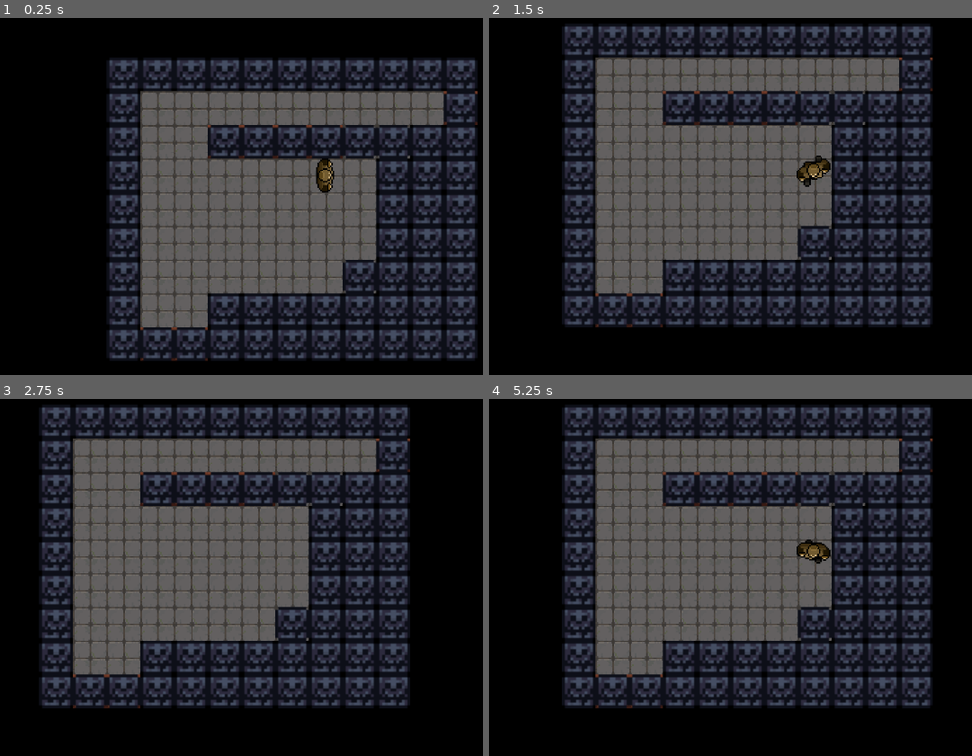
Above: before the commit, frames 1-4 (two rows, left to right).
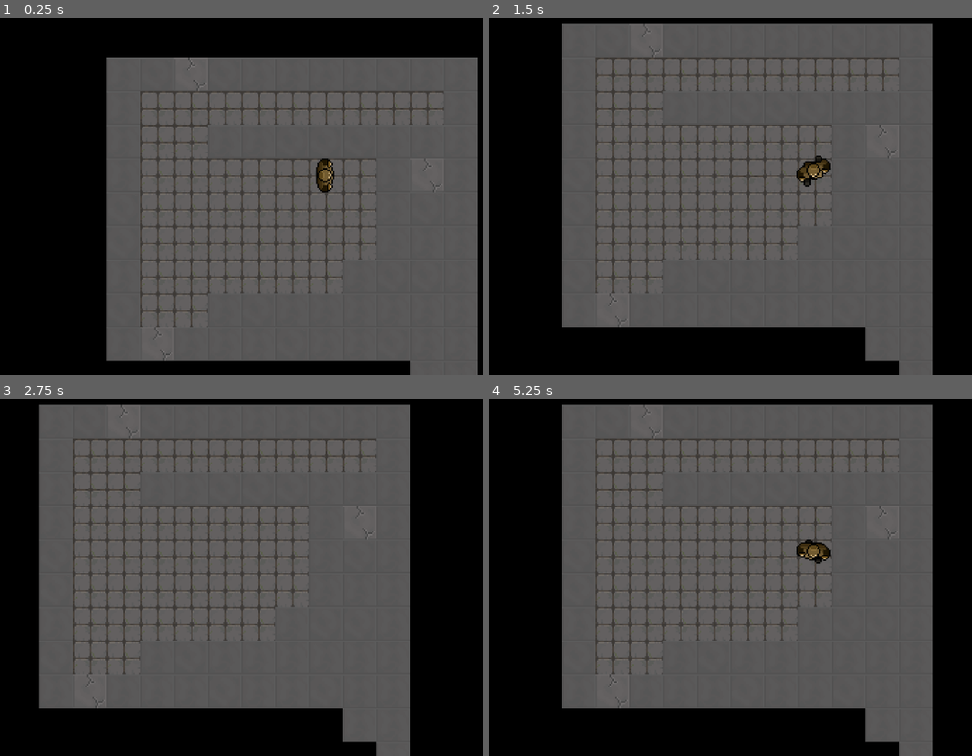
Above: after the commit, the same moments.

Repository: GillianZech/unc-gamejam-f2022
Game: Godot game, scene res://movement/movement.tscn
Same seed, same stepped clock (60 frames per second), same inputs: the game is played once before the commit and once after it. This scene is started directly instead of the project's main scene.
Inputs:
- Up to frame 1 (0.25 s): no input
- Up to frame 2 (1.5 s): tap Enter at 0.5 s; hold Right (ui_right) 0.53-1.28 s; hold Down (ui_down) from 1.28 s (still down)
- Up to frame 3 (2.75 s): tap Space at 2 s; release Down (ui_down) at 2.03 s; hold Right (ui_right) from 2.03 s (still down)
- Up to frame 4 (5.25 s): tap Enter at 2.75, 5 s; release Right (ui_right) at 2.78 s; hold Up (ui_up) 2.78-3.53 s; tap Space at 3.5 s; hold Left (ui_left) 3.53-5.03 s; hold Down (ui_down) from 5.03 s (still down)

The runs differ from the first frame. In frame 1, 37% of the frame differs, in the area x 21-99%, y 11-100%; in frame 2, 38%; in frame 3, 38%, in the area x 8-85%, y 1-100%; in frame 4, 38%.

Commit message:
messed with some textures no code though

Diff:
--- a/movement/movement.tscn
+++ b/movement/movement.tscn
@@ -1,13 +1,15 @@
-[gd_scene load_steps=27 format=2]
+[gd_scene load_steps=28 format=2]
 
 [ext_resource path="res://movement/movement.gd" type="Script" id=1]
 [ext_resource path="res://Zoo Walking.png" type="Texture" id=2]
 [ext_resource path="res://wall.tscn" type="PackedScene" id=3]
 [ext_resource path="res://textures/avianarchy-floor-brick-3.png" type="Texture" id=4]
-[ext_resource path="res://obstacle.png" type="Texture" id=5]
+[ext_resource path="res://textures/avianarchy-concrete-wall-3.png" type="Texture" id=5]
 [ext_resource path="res://textures/avianarchy-floor-brick-2.png" type="Texture" id=6]
 [ext_resource path="res://textures/avianarchy-floor-brick-1.png" type="Texture" id=7]
 [ext_resource path="res://textures/avianarchy-floor-tile-1.png" type="Texture" id=8]
+[ext_resource path="res://textures/avianarchy-concrete-wall-1.png" type="Texture" id=9]
+[ext_resource path="res://textures/avianarchy-concrete-wall-2.png" type="Texture" id=10]
 
 [sub_resource type="TileSet" id=20]
 0/name = "avianarchy-floor-tile-1.png 0"
@@ -227,11 +229,8 @@
 "speed": 5.0
 } ]
 
-[sub_resource type="ConvexPolygonShape2D" id=18]
-points = PoolVector2Array( 24, 24, 0, 24, 0, 0, 24, 0 )
-
 [sub_resource type="TileSet" id=19]
-0/name = "obstacle.png 0"
+0/name = "avianarchy-concrete-wall-3.png 0"
 0/texture = ExtResource( 5 )
 0/tex_offset = Vector2( 0, 0 )
 0/modulate = Color( 1, 1, 1, 1 )
@@ -241,17 +240,38 @@
 0/navigation_offset = Vector2( 0, 0 )
 0/shape_offset = Vector2( 0, 0 )
 0/shape_transform = Transform2D( 1, 0, 0, 1, 0, 0 )
-0/shape = SubResource( 18 )
 0/shape_one_way = false
-0/shape_one_way_margin = 1.0
-0/shapes = [ {
-"autotile_coord": Vector2( 0, 0 ),
-"one_way": false,
-"one_way_margin": 1.0,
-"shape": SubResource( 18 ),
-"shape_transform": Transform2D( 1, 0, 0, 1, 0, 0 )
-} ]
+0/shape_one_way_margin = 0.0
+0/shapes = [  ]
 0/z_index = 0
+1/name = "avianarchy-concrete-wall-2.png 1"
+1/texture = ExtResource( 10 )
+1/tex_offset = Vector2( 0, 0 )
+1/modulate = Color( 1, 1, 1, 1 )
+1/region = Rect2( 0, 0, 24, 24 )
+1/tile_mode = 0
+1/occluder_offset = Vector2( 0, 0 )
+1/navigation_offset = Vector2( 0, 0 )
+1/shape_offset = Vector2( 0, 0 )
+1/shape_transform = Transform2D( 1, 0, 0, 1, 0, 0 )
+1/shape_one_way = false
+1/shape_one_way_margin = 0.0
+1/shapes = [  ]
+1/z_index = 0
+2/name = "avianarchy-concrete-wall-1.png 2"
+2/texture = ExtResource( 9 )
+2/tex_offset = Vector2( 0, 0 )
+2/modulate = Color( 1, 1, 1, 1 )
+2/region = Rect2( 0, 0, 24, 24 )
+2/tile_mode = 0
+2/occluder_offset = Vector2( 0, 0 )
+2/navigation_offset = Vector2( 0, 0 )
+2/shape_offset = Vector2( 0, 0 )
+2/shape_transform = Transform2D( 1, 0, 0, 1, 0, 0 )
+2/shape_one_way = false
+2/shape_one_way_margin = 0.0
+2/shapes = [  ]
+2/z_index = 0
 
 [node name="Game" type="Node"]
 
@@ -294,6 +314,6 @@
 tile_set = SubResource( 19 )
 cell_size = Vector2( 24, 24 )
 format = 1
-tile_data = PoolIntArray( -131078, 0, 0, -131077, 0, 0, -131076, 0, 0, -131075, 0, 0, -131074, 0, 0, -131073, 0, 0, -196608, 0, 0, -196607, 0, 0, -196606, 0, 0, -196605, 0, 0, -196604, 0, 0, -65542, 0, 0, -131068, 0, 0, -6, 0, 0, -3, 0, 0, -2, 0, 0, -1, 0, 0, -65535, 0, 0, -65534, 0, 0, -65533, 0, 0, -65532, 0, 0, 65530, 0, 0, 2, 0, 0, 3, 0, 0, 4, 0, 0, 131066, 0, 0, 65538, 0, 0, 65539, 0, 0, 65540, 0, 0, 196602, 0, 0, 131074, 0, 0, 131075, 0, 0, 131076, 0, 0, 262138, 0, 0, 196609, 0, 0, 196610, 0, 0, 196611, 0, 0, 196612, 0, 0, 327674, 0, 0, 327677, 0, 0, 327678, 0, 0, 327679, 0, 0, 262144, 0, 0, 262145, 0, 0, 262146, 0, 0, 262147, 0, 0, 262148, 0, 0, 393210, 0, 0, 393211, 0, 0, 393212, 0, 0, 393213, 0, 0, 393214, 0, 0, 393215, 0, 0, 327680, 0, 0, 327681, 0, 0, 327682, 0, 0, 327683, 0, 0, 327684, 0, 0 )
+tile_data = PoolIntArray( -131078, 2, 0, -131077, 1, 0, -131076, 0, 0, -131075, 1, 0, -131074, 2, 0, -131073, 2, 0, -196608, 2, 0, -196607, 2, 0, -196606, 1, 0, -196605, 2, 0, -196604, 2, 0, -65542, 2, 0, -131068, 2, 0, -6, 2, 0, -3, 2, 0, -2, 2, 0, -1, 1, 0, -65536, 1, 0, -65535, 1, 0, -65534, 2, 0, -65533, 2, 0, -65532, 2, 0, 65530, 2, 0, 2, 2, 0, 3, 0, 0, 4, 2, 0, 131066, 1, 0, 65538, 2, 0, 65539, 1, 0, 65540, 2, 0, 196602, 1, 0, 131074, 2, 0, 131075, 2, 0, 131076, 2, 0, 262138, 2, 0, 196609, 2, 0, 196610, 1, 0, 196611, 1, 0, 196612, 2, 0, 327674, 1, 0, 327677, 2, 0, 327678, 1, 0, 327679, 2, 0, 262144, 2, 0, 262145, 2, 0, 262146, 2, 0, 262147, 2, 0, 262148, 2, 0, 393210, 2, 0, 393211, 0, 0, 393212, 2, 0, 393213, 2, 0, 393214, 2, 0, 393215, 1, 0, 327680, 2, 0, 327681, 2, 0, 327682, 1, 0, 327683, 2, 0, 327684, 2, 0, 393219, 2, 0, 393220, 2, 0, 458756, 2, 0 )
 
 [connection signal="animation_finished" from="player/Player" to="player" method="_on_Player_animation_finished"]
Not shown, added: Protagonist Sprite Sheet.png.import
Binary file added: textures/avianarchy-concrete-wall-1.png
Not shown, added: textures/avianarchy-concrete-wall-1.png.import
Binary file added: textures/avianarchy-concrete-wall-2.png
Not shown, added: textures/avianarchy-concrete-wall-2.png.import
Binary file added: textures/avianarchy-concrete-wall-3.png
Not shown, added: textures/avianarchy-concrete-wall-3.png.import
